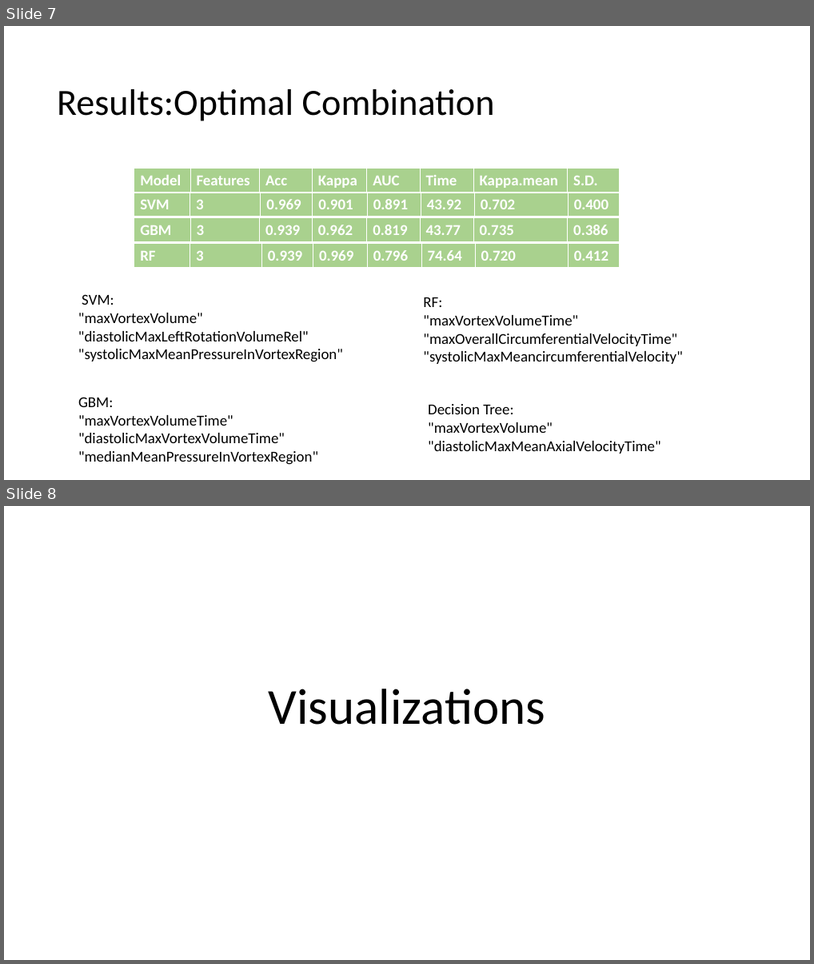
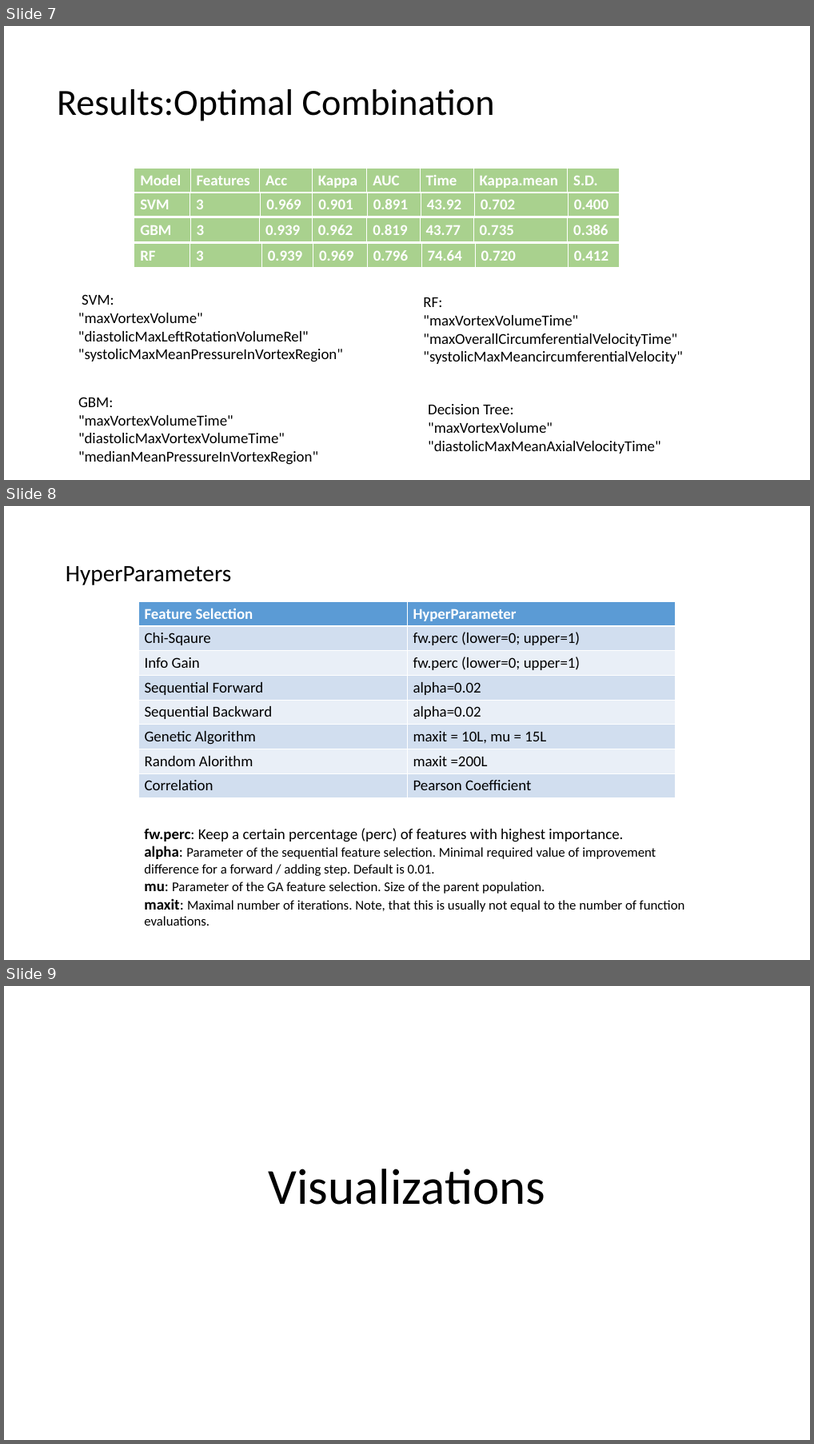
Before and after one commit to AtrayeeNeog/Cardio-Classifier-HIWi, a slide deck: Reports/Final.pptx. Shown one above the other, each under a label of ours: slides 7 and 8 before the commit, slides 7, 8 and 9 after it. The pictures are 814x964 and 814x1444 pixels, drawn with LibreOffice and Linux fonts; fonts in the diff are those of the drawing. Boxes give left, top, right and bottom in pixels: in the first picture for what was removed or moved away, otherwise in the second. Text is boxed around its words. In the diff, an @@ line names an element or a change of style, - is before the commit and + after.

Commit message:
Hyperparametrs

```diff
--- a/Reports/Final.pptx
+++ b/Reports/Final.pptx
@@ slide 8 added at (x1=4, y1=506, x2=810, y2=960), background #FFFFFF @@
@@ title added at (x1=66, y1=566, x2=231, y2=585), 28 pt, text #000000 @@
+HyperParameters
@@ table added at (x1=138, y1=601, x2=675, y2=797), 8 rows, 2 columns @@
+Feature Selection | HyperParameter
+Chi-Sqaure | fw.perc (lower=0; upper=1)
+Info Gain | fw.perc (lower=0; upper=1)
+Sequential Forward | alpha=0.02
+Sequential Backward | alpha=0.02
+Genetic Algorithm | maxit = 10L, mu = 15L
+Random Alorithm | maxit =200L
+Correlation | Pearson Coefficient
@@ text added at (x1=144, y1=828, x2=686, y2=925), 16 pt, text #000000 @@
+fw.perc: Keep a certain percentage (perc) of features with highest importance.
+alpha: Parameter of the sequential feature selection. Minimal required value of improvement difference for a forward / adding step. Default is 0.01.
+mu: Parameter of the GA feature selection. Size of the parent population.
+maxit: Maximal number of iterations. Note, that this is usually not equal to the number of function evaluations.
@@ what was slide 8 is now slide 9 @@
```
Also in this commit, not shown: 1 other file.
